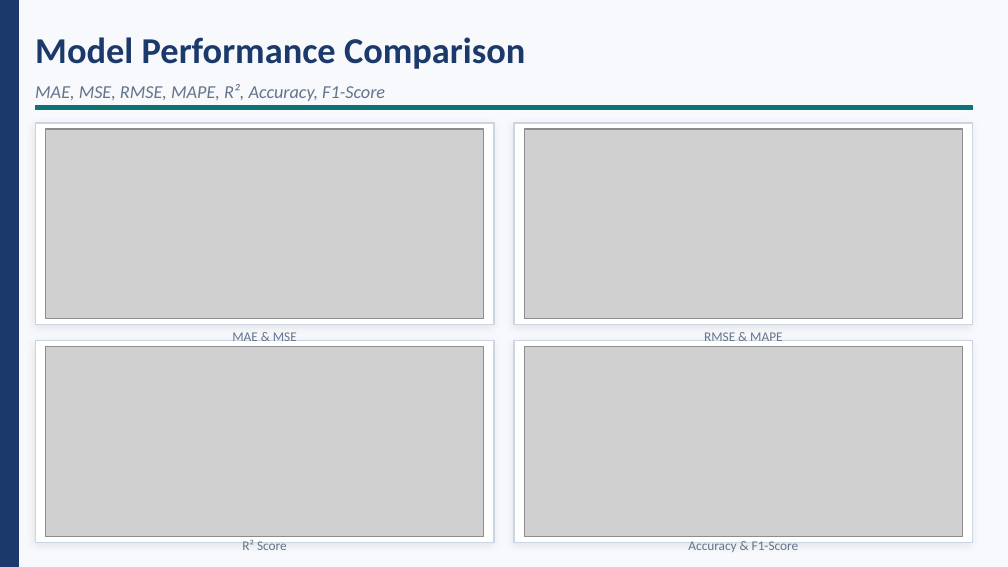
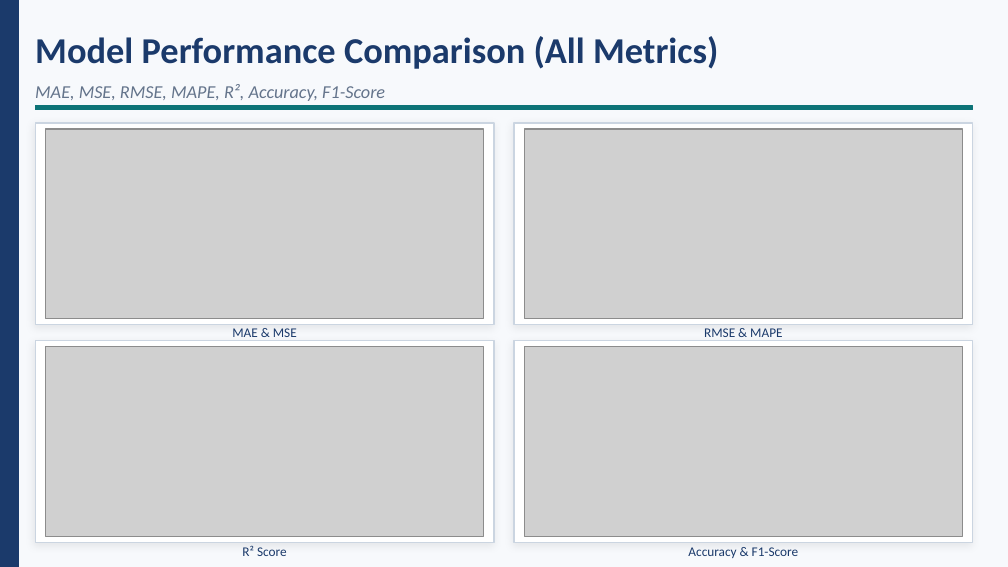
Before and after one commit to Rakesh01999/Research-Work-BPV, a slide deck: slide 22 of Thesis-Defense/defense/200112_Defense_Presentation.pptx (slide 17 before the commit). Drawn at 1008x567 pixels with LibreOffice and Linux fonts; fonts in the diff are those of the drawing; grey boxes stand for pictures. Boxes give left, top, right and bottom in pixels: in the first picture for what was removed or moved away, otherwise in the second. Text is boxed around its words. In the diff, an @@ line names an element or a change of style, - is before the commit and + after.

```diff
--- a/Thesis-Defense/defense/200112_Defense_Presentation.pptx
+++ b/Thesis-Defense/defense/200112_Defense_Presentation.pptx
@@ text at (35,36,718,69): text changed @@
-Model Performance Comparison
+Model Performance Comparison (All Metrics)
@@ text colour #64748B to #1B3A6B in 4 elements at (232,328,297,337), (704,328,782,337), (242,545,287,556), (688,547,798,558) @@
```
Also in this commit, not shown: 3 other slides changed, 5 slides added, 2 other files.
